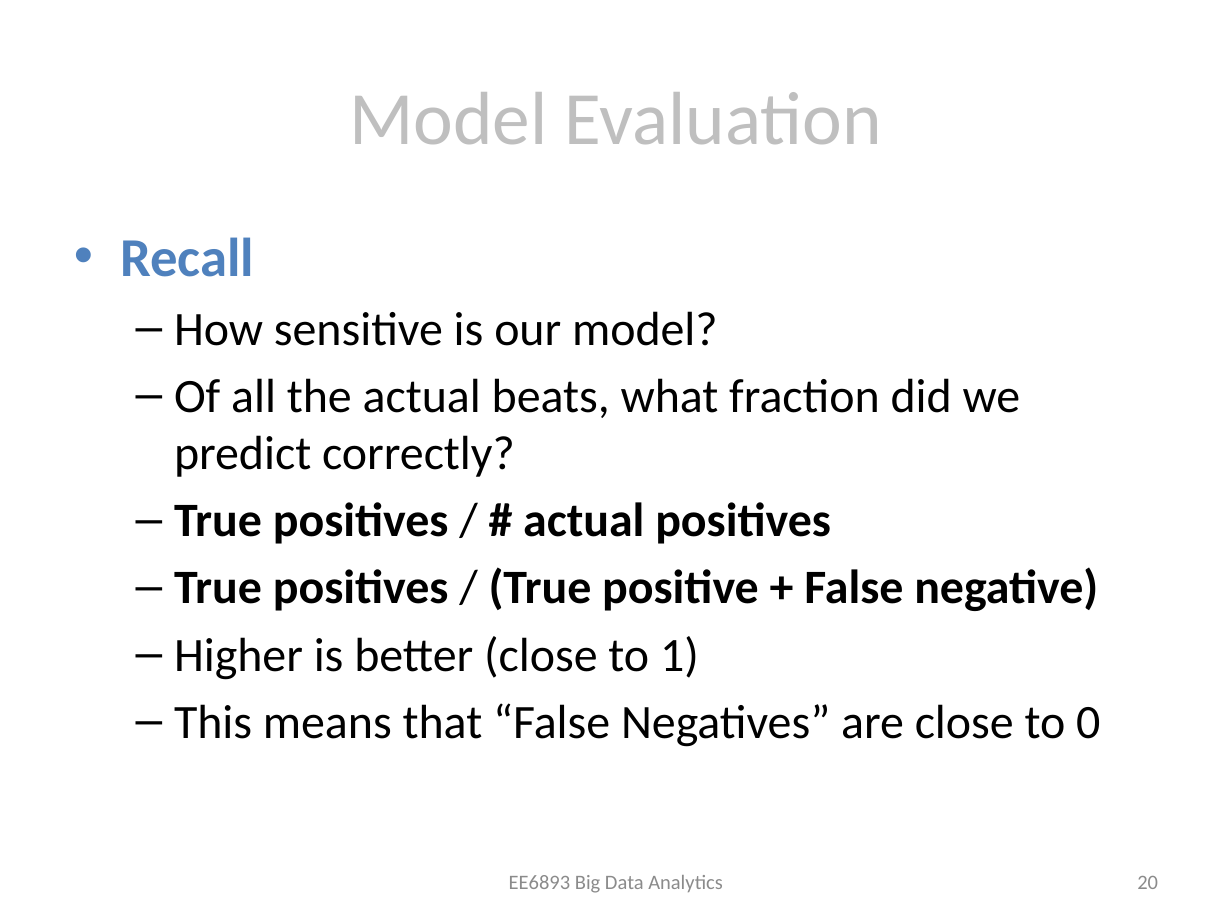
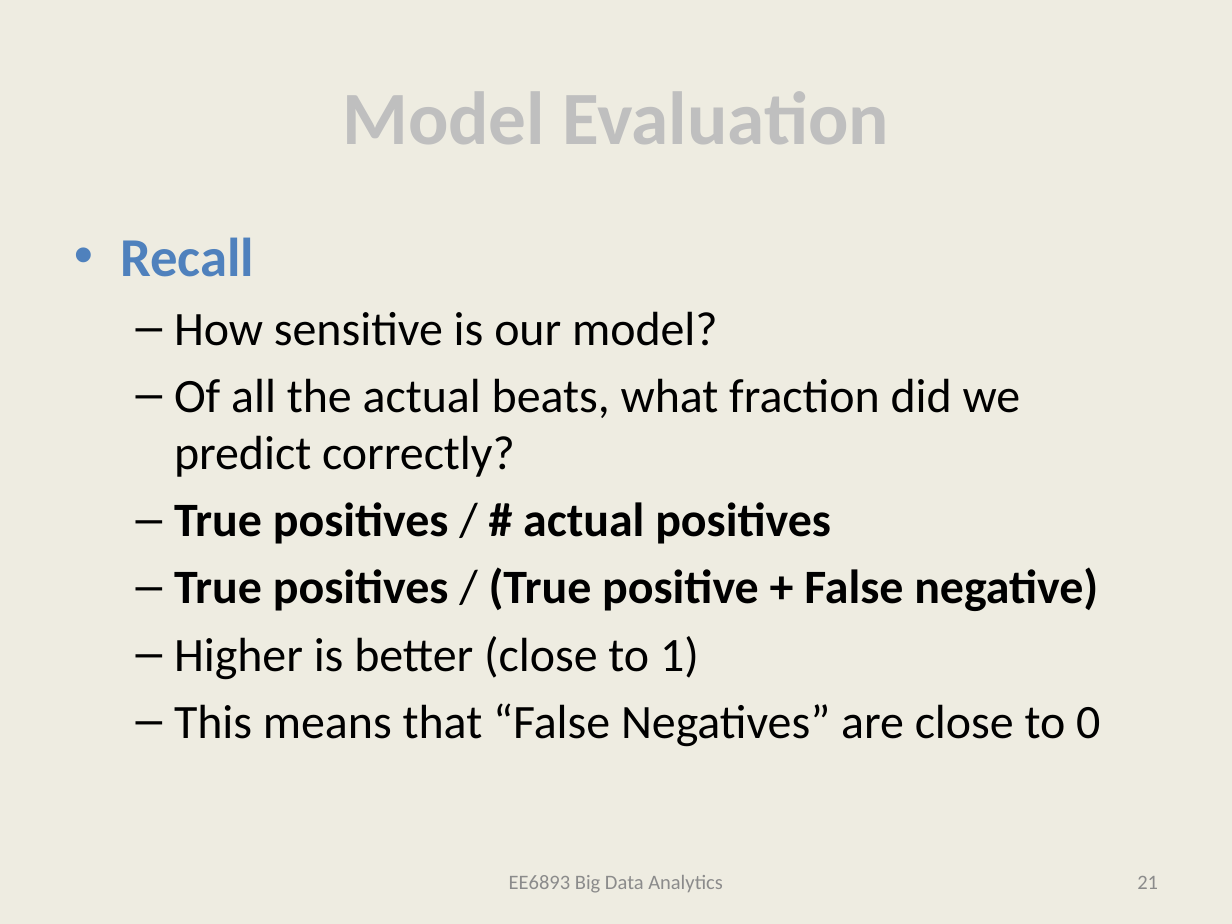
Before and after one commit to bertomartin/big-data-analytics, a slide deck: slide 20 of FinalPresentation.pptx (slide 19 before the commit). Drawn at 1232x924 pixels with LibreOffice and Linux fonts; fonts in the diff are those of the drawing. Boxes give left, top, right and bottom in pixels: in the first picture for what was removed or moved away, otherwise in the second. Text is boxed around its words. In the diff, an @@ line names an element or a change of style, - is before the commit and + after.

```diff
--- a/FinalPresentation.pptx
+++ b/FinalPresentation.pptx
@@ background #FFFFFF to #EEECE1 @@
@@ title "Model Evaluation" at (342, 91, 889, 144): bold on @@
@@ page number at (1137, 876, 1158, 889): text changed @@
-20
+21
```
Also in this commit, not shown: 19 other slides changed, 6 slides added, 1 slide removed, 3 other files.
